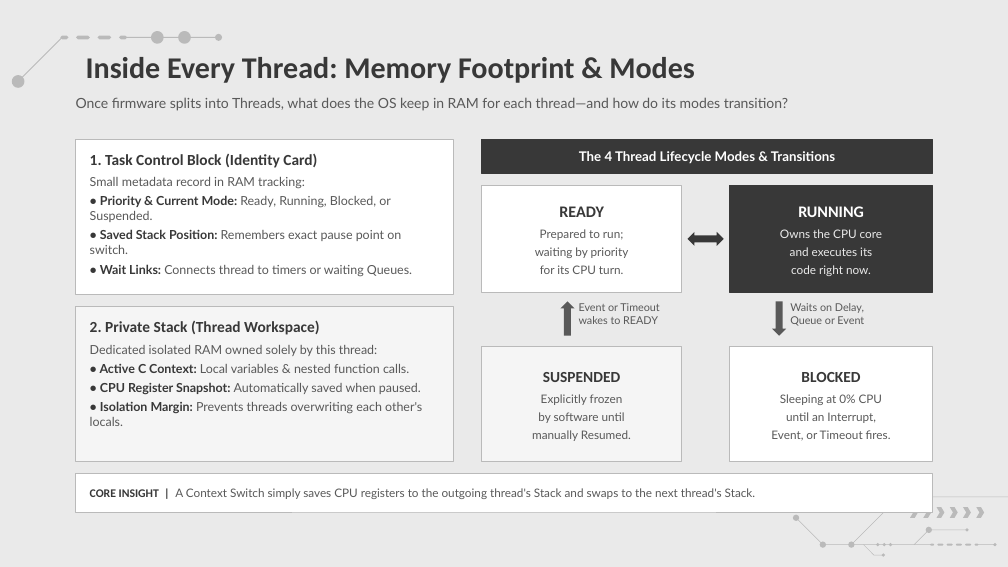
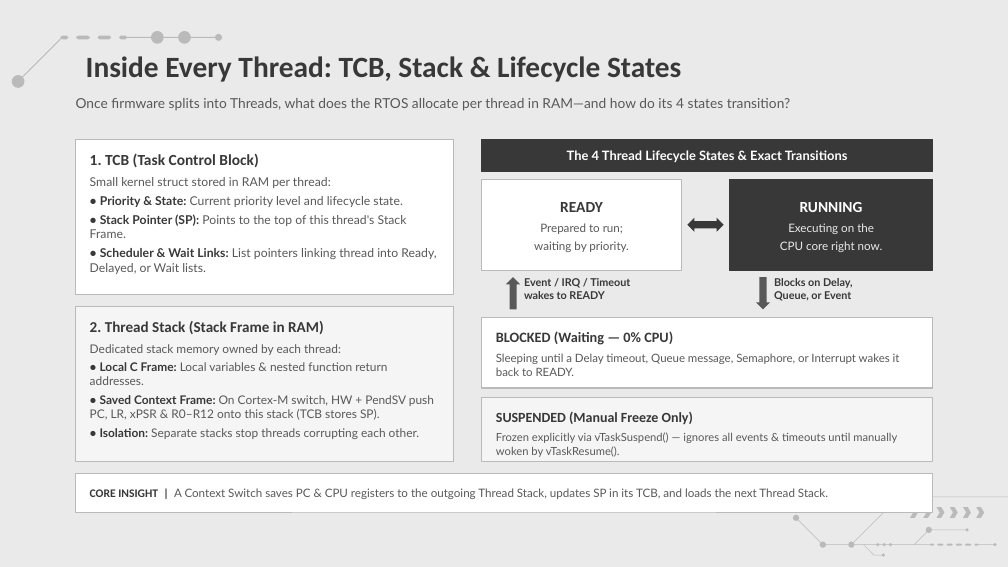
Before and after one commit to amrsaeedcse/zephyr-vs-freertos-presentation, a slide deck: slide 4 of Zephyr_RTOS_vs_FreeRTOS.pptx. Drawn at 1008x567 pixels with LibreOffice and Linux fonts; fonts in the diff are those of the drawing; background and template pictures are left out. Boxes give left, top, right and bottom in pixels: in the first picture for what was removed or moved away, otherwise in the second. Text is boxed around its words. In the diff, an @@ line names an element or a change of style, - is before the commit and + after.

Commit message:
Add portable Python slide generator, assets & refine Part I RTOS slides

```diff
--- a/Zephyr_RTOS_vs_FreeRTOS.pptx
+++ b/Zephyr_RTOS_vs_FreeRTOS.pptx
@@ title at [86, 56, 681, 82]: text changed; size 21.5 to 21 pt @@
-Inside Every Thread: Memory Footprint & Modes
+Inside Every Thread: TCB, Stack & Lifecycle States
@@ text at [76, 98, 790, 111]: text changed; size 10 to 9.8 pt @@
-Once firmware splits into Threads, what does the OS keep in RAM for each thread—and how do its modes transition?
+Once firmware splits into Threads, what does the RTOS allocate per thread in RAM—and how do its 4 states transition?
@@ text in rectangle at [90, 154, 436, 274]: text changed; size 8.9 to 8.7 pt @@
-1. Task Control Block (Identity Card)
-Small metadata record in RAM tracking:
-• Priority & Current Mode: Ready, Running, Blocked, or Suspended.
-• Saved Stack Position: Remembers exact pause point on switch.
-• Wait Links: Connects thread to timers or waiting Queues.
+1. TCB (Task Control Block)
+Small kernel struct stored in RAM per thread:
+• Priority & State: Current priority level and lifecycle state.
+• Stack Pointer (SP): Points to the top of this thread's Stack Frame.
+• Scheduler & Wait Links: List pointers linking thread into Ready, Delayed, or Wait lists.
@@ rectangle "READY": place and size @@
-rectangle "READY" at [482, 185, 681, 292]
+rectangle "READY" at [482, 179, 681, 270]
@@ text in rectangle at [567, 150, 848, 162]: text changed; size 9.5 to 9.2 pt @@
-The 4 Thread Lifecycle Modes & Transitions
+The 4 Thread Lifecycle States & Exact Transitions
@@ rectangle "RUNNING": place and size @@
-rectangle "RUNNING" at [730, 185, 932, 292]
+rectangle "RUNNING" at [730, 179, 932, 270]
@@ rectangle "RUNNING" at [730, 179, 932, 270]: size 11.5 to 11 pt in "RUNNING" @@
@@ text in rectangle at [540, 202, 623, 234]: size 11.5 to 11 pt in "READY"; size 8.4 to 8.3 pt in "Prepared to run;" @@
@@ left right arrow: place and size @@
-left right arrow at [687, 232, 724, 246]
+left right arrow at [687, 218, 724, 232]
@@ text in rectangle at [780, 223, 883, 252]: text changed; size 8.4 to 8.3 pt @@
-Owns the CPU core
-and executes its
-code right now.
+Executing on the
+CPU core right now.
@@ text in rectangle at [534, 241, 629, 252]: text changed; size 8.4 to 8.3 pt @@
-waiting by priority
-for its CPU turn.
+waiting by priority.
@@ up arrow: place and size @@
-up arrow at [560, 301, 575, 336]
+up arrow at [506, 277, 520, 309]
@@ text at [524, 278, 630, 299]: text changed; text colour #595959 to #383838; bold on @@
-Event or Timeout
-wakes to READY
+Event / IRQ / Timeout
+wakes to READY
@@ down arrow: place and size @@
-down arrow at [772, 301, 786, 336]
+down arrow at [756, 277, 770, 309]
@@ text at [774, 278, 853, 301]: text changed; text colour #595959 to #383838; bold on @@
-Waits on Delay,
-Queue or Event
+Blocks on Delay,
+Queue, or Event
@@ text in rectangle at [90, 321, 434, 439]: text changed; size 8.9 to 8.5 pt @@
-2. Private Stack (Thread Workspace)
-Dedicated isolated RAM owned solely by this thread:
-• Active C Context: Local variables & nested function calls.
-• CPU Register Snapshot: Automatically saved when paused.
-• Isolation Margin: Prevents threads overwriting each other's locals.
+2. Thread Stack (Stack Frame in RAM)
+Dedicated stack memory owned by each thread:
+• Local C Frame: Local variables & nested function return addresses.
+• Saved Context Frame: On Cortex-M switch, HW + PendSV push PC, LR, xPSR & R0–R12 onto this stack (TCB stores SP).
+• Isolation: Separate stacks stop threads corrupting each other.
@@ rectangle "BLOCKED (Waiting — 0% CPU)": place and size @@
-rectangle "BLOCKED (Waiting — 0% CPU)" at [482, 347, 681, 462]
+rectangle "BLOCKED (Waiting — 0% CPU)" at [482, 318, 932, 388]
@@ rectangle "BLOCKED (Waiting — 0% CPU)" at [482, 318, 932, 388]: vertical alignment middle to top; fill #F5F5F5 to #FFFFFF @@
@@ text in rectangle at [496, 331, 900, 376]: text changed; size 8.4 to 8.2 pt @@
-SUSPENDED
-Explicitly frozen
-by software until
-manually Resumed.
+BLOCKED (Waiting — 0% CPU)
+Sleeping until a Delay timeout, Queue message, Semaphore, or Interrupt wakes it back to READY.
@@ rectangle "SUSPENDED (Manual Freeze Only)": place and size @@
-rectangle "SUSPENDED (Manual Freeze Only)" at [730, 347, 932, 462]
+rectangle "SUSPENDED (Manual Freeze Only)" at [482, 397, 932, 462]
@@ rectangle "SUSPENDED (Manual Freeze Only)" at [482, 397, 932, 462]: vertical alignment middle to top; fill #FFFFFF to #F5F5F5 @@
@@ text in rectangle at [496, 412, 897, 457]: text changed; size 8.4 to 8 pt @@
-BLOCKED
-Sleeping at 0% CPU
-until an Interrupt,
-Event, or Timeout fires.
+SUSPENDED (Manual Freeze Only)
+Frozen explicitly via vTaskSuspend() — ignores all events & timeouts until manually woken by vTaskResume().
@@ text in rectangle at [90, 488, 828, 499]: text changed; size 8.4 to 8.3 pt @@
-CORE INSIGHT | A Context Switch simply saves CPU registers to the outgoing thread's Stack and swaps to the next thread's Stack.
+CORE INSIGHT | A Context Switch saves PC & CPU registers to the outgoing Thread Stack, updates SP in its TCB, and loads the next Thread Stack.
```
Also in this commit, not shown: 8 other slides changed, 15 other files.
